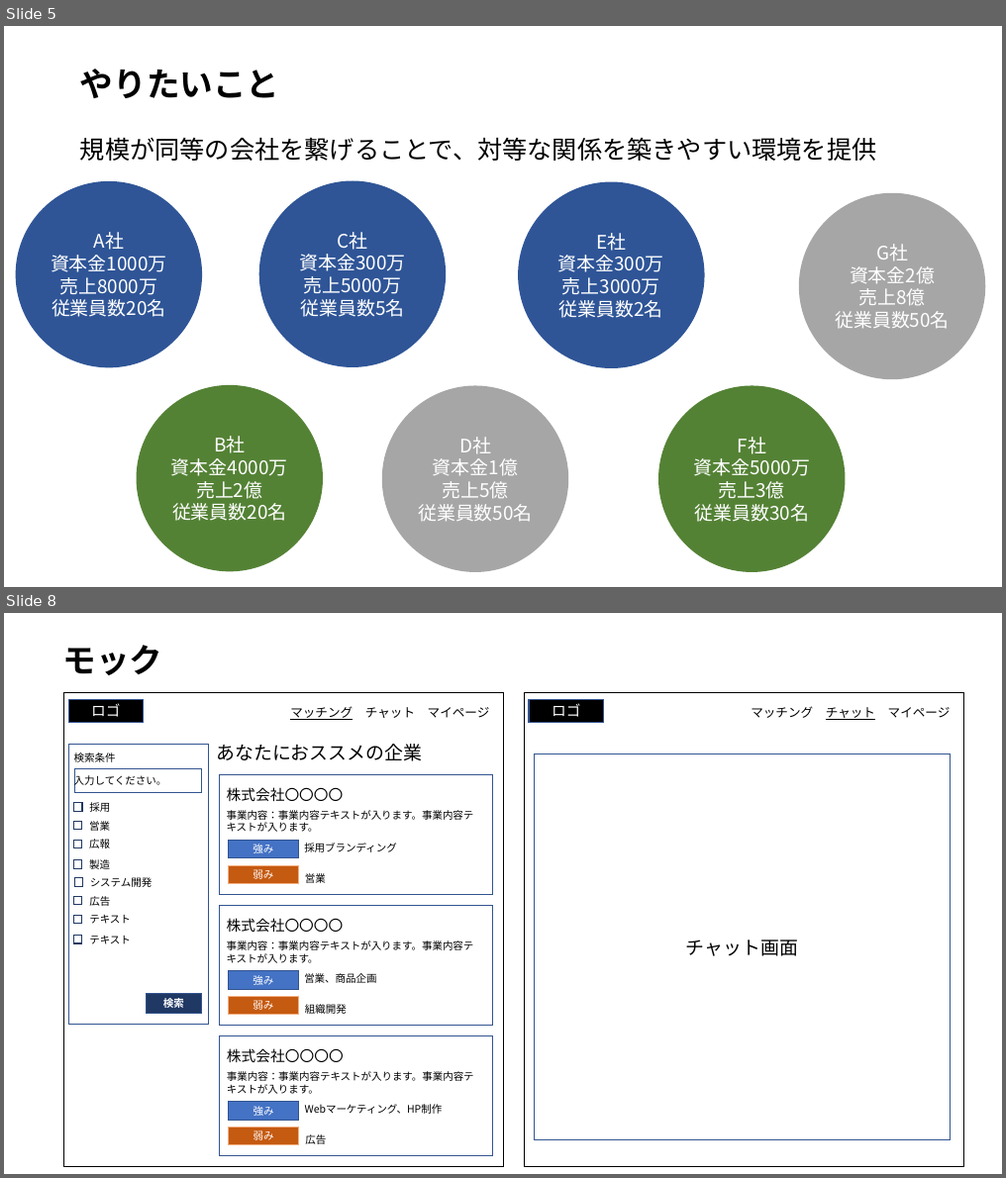
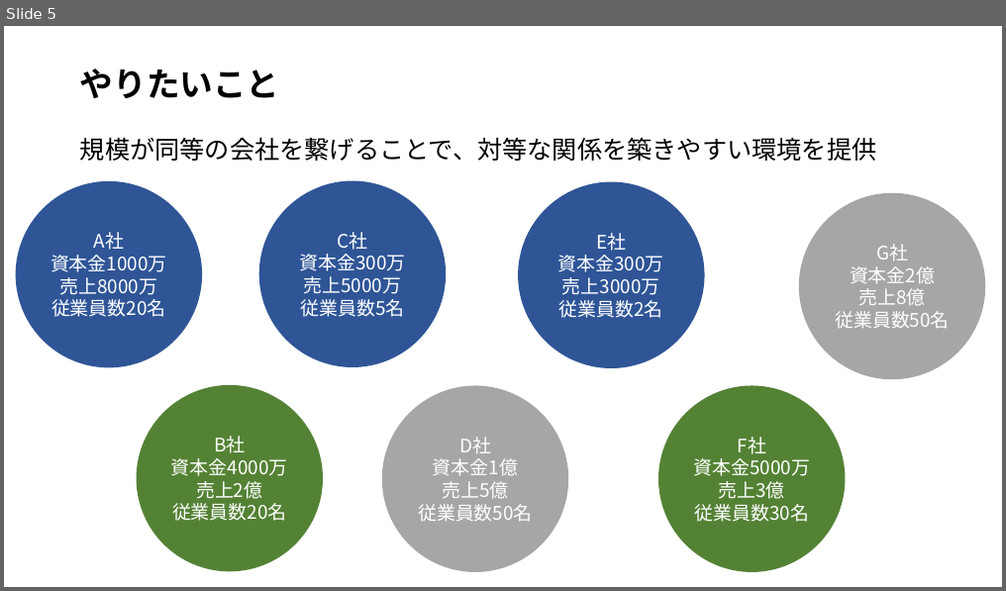
Before and after one commit to Gabaven2021/TeamK, a slide deck: 資料/18237007_がばべん2021資料.pptx. Shown one above the other, each under a label of ours: slides 5 and 8 before the commit, slide 5 after it; the slides between them are not shown. The pictures are 1006x1178 and 1006x591 pixels, drawn with LibreOffice and Linux fonts; fonts in the diff are those of the drawing. Boxes give left, top, right and bottom in pixels: in the first picture for what was removed or moved away, otherwise in the second. Text is boxed around its words. In the diff, an @@ line names an element or a change of style, - is before the commit and + after.

```diff
--- a/資料/18237007_がばべん2021資料.pptx
+++ b/資料/18237007_がばべん2021資料.pptx
@@ slide 8 removed at [4, 613, 1002, 1174], background #FFFFFF @@
@@ title removed at [63, 645, 163, 675] @@
-モック
@@ rectangle removed at [63, 692, 503, 1167] @@
@@ rectangle removed at [68, 699, 144, 722] @@
-ロゴ
@@ rectangle removed at [524, 692, 963, 1167] @@
@@ rectangle removed at [529, 699, 604, 722] @@
-ロゴ
@@ text removed at [290, 706, 490, 720] @@
-マッチング チャット マイページ
@@ text removed at [750, 706, 950, 720] @@
-マッチング チャット マイページ
@@ rectangle removed at [69, 745, 208, 1025] @@
@@ text removed at [74, 753, 116, 762] @@
-検索条件
@@ text removed at [216, 744, 422, 761] @@
-あなたにおススメの企業
@@ rectangle removed at [534, 755, 951, 1141] @@
-チャット画面
@@ rectangle removed at [74, 769, 202, 793] @@
@@ text removed at [74, 774, 167, 788] @@
-入力してください。
@@ rectangle removed at [74, 803, 82, 811] @@
@@ text removed at [89, 802, 110, 812] @@
-採用
@@ rectangle removed at [73, 821, 82, 830] @@
@@ rectangle removed at [73, 840, 82, 848] @@
@@ text removed at [89, 821, 110, 831] @@
-営業
@@ text removed at [89, 839, 110, 849] @@
-広報
@@ rectangle removed at [73, 861, 82, 869] @@
@@ rectangle removed at [74, 878, 82, 886] @@
@@ text removed at [89, 860, 110, 869] @@
-製造
@@ text removed at [90, 877, 152, 887] @@
-システム開発
@@ group removed at [219, 774, 492, 894]: 4 texts, 3 rectangles @@
-株式会社〇〇〇〇
-強み
-弱み
-事業内容：事業内容テキストが入ります。事業内容テキストが入ります。
-採用ブランディング
-営業
@@ rectangle removed at [74, 897, 82, 905] @@
@@ text removed at [89, 896, 110, 906] @@
-広告
@@ rectangle removed at [74, 936, 82, 944] @@
@@ rectangle removed at [74, 916, 82, 924] @@
@@ text removed at [89, 935, 131, 945] @@
-テキスト
@@ text removed at [89, 914, 131, 924] @@
-テキスト
@@ rectangle removed at [147, 994, 202, 1014] @@
-検索
@@ group removed at [219, 906, 492, 1026]: 4 texts, 3 rectangles @@
-株式会社〇〇〇〇
-強み
-弱み
-事業内容：事業内容テキストが入ります。事業内容テキストが入ります。
-営業、商品企画
-組織開発
@@ group removed at [220, 1037, 493, 1157]: 4 texts, 3 rectangles @@
-株式会社〇〇〇〇
-強み
-弱み
-事業内容：事業内容テキストが入ります。事業内容テキストが入ります。
-Webマーケティング、HP制作
-広告
```
Also in this commit, not shown: 1 slide added, 3 other slides removed.
